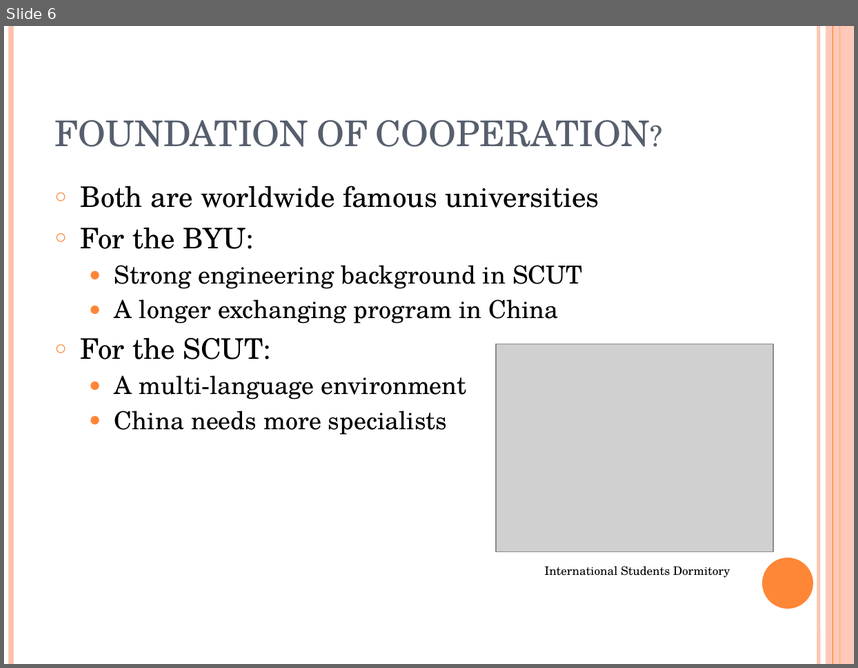
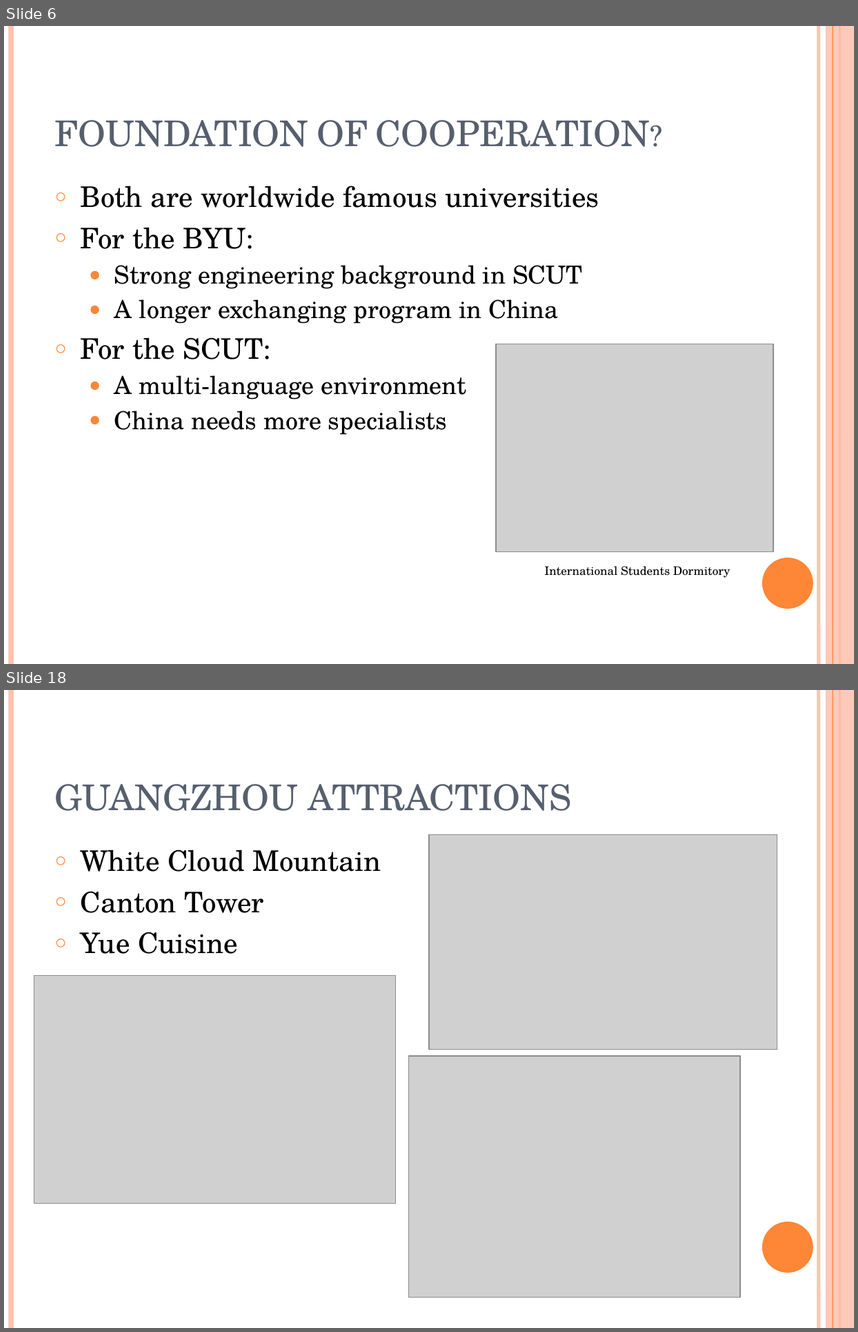
Before and after one commit to wattlebird/BYU_SCUT_EXCHANGE_PT, a slide deck: BYU-SCUT EXCHANGING PROGRAME.pptx. Shown one above the other, each under a label of ours: slide 6 before the commit, slides 6 and 18 after it; the slides between them are not shown. The pictures are 858x668 and 858x1332 pixels, drawn with LibreOffice and Linux fonts; fonts in the diff are those of the drawing; grey boxes stand for pictures. Boxes give left, top, right and bottom in pixels: in the first picture for what was removed or moved away, otherwise in the second. Text is boxed around its words. In the diff, an @@ line names an element or a change of style, - is before the commit and + after.

```diff
--- a/BYU-SCUT EXCHANGING PROGRAME.pptx
+++ b/BYU-SCUT EXCHANGING PROGRAME.pptx
@@ slide 18 added at box(4, 690, 854, 1328), background #FFFFFF; not listed: 6 template elements that a slide beside it also shows @@
@@ title added at box(55, 784, 571, 811), 30 pt, text #575F6D @@
+GUANGZHOU ATTRACTIONS
@@ picture added at box(429, 834, 777, 1049) @@
@@ text added at box(81, 849, 381, 954), 24 pt, text #000000 @@
+○ White Cloud Mountain
+○ Canton Tower
+○ Yue Cuisine
@@ picture added at box(34, 976, 395, 1203) @@
@@ picture added at box(408, 1056, 740, 1297) @@
```
Also in this commit, not shown: 4 slides changed, 16 other slides added, 1 slide removed, 8 other files.
